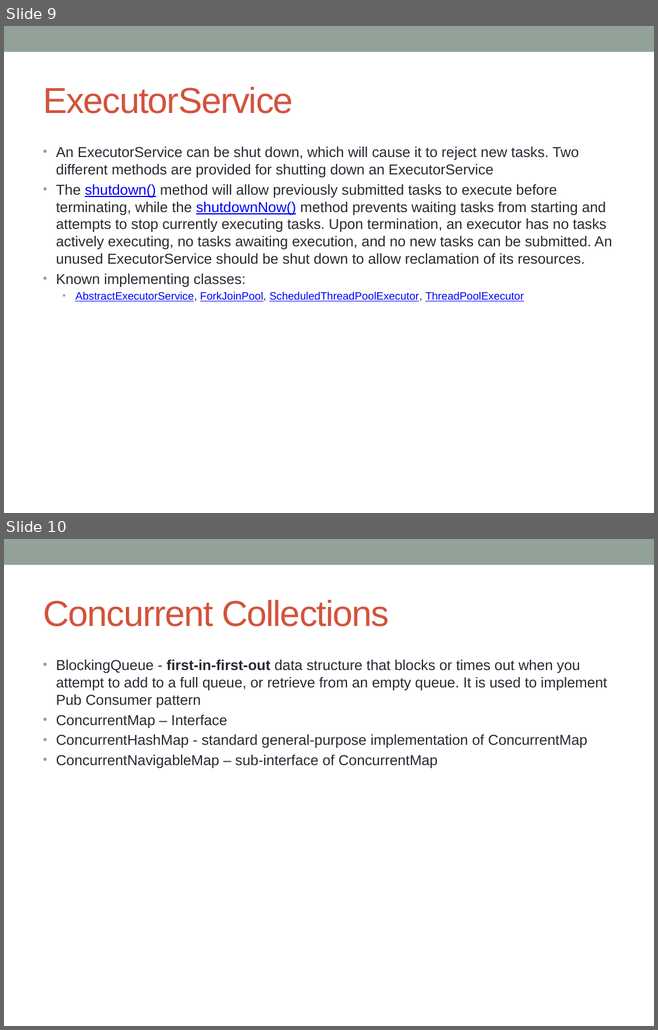
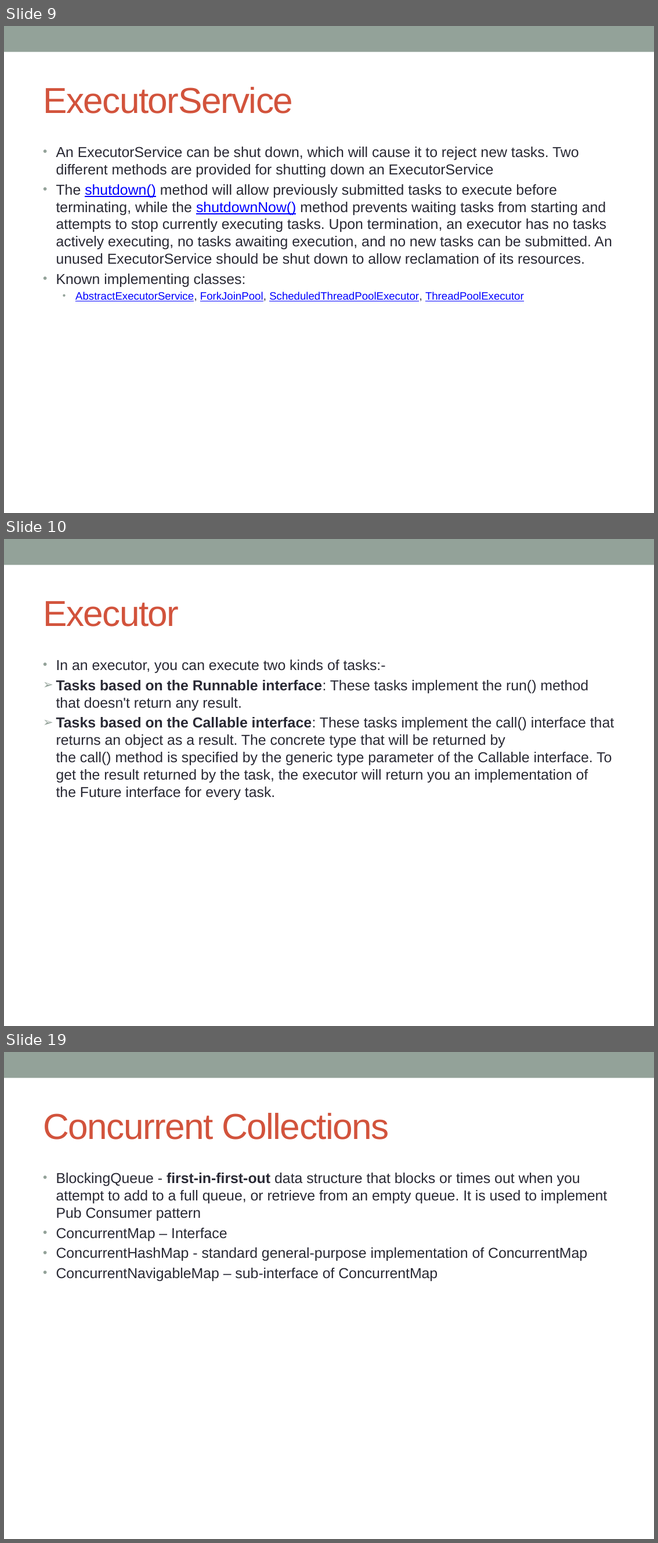
Before and after one commit to notionquest/ProjectDocumentation, a slide deck: MultiThreading.pptx. Shown one above the other, each under a label of ours: slides 9 and 10 before the commit, slides 9, 10 and 19 after it; the slides between them are not shown. The pictures are 658x1030 and 658x1543 pixels, drawn with LibreOffice and Linux fonts; fonts in the diff are those of the drawing. Boxes give left, top, right and bottom in pixels: in the first picture for what was removed or moved away, otherwise in the second. Text is boxed around its words. In the diff, an @@ line names an element or a change of style, - is before the commit and + after.

Commit message:
Executor in detail, Future and Callable difference

```diff
--- a/MultiThreading.pptx
+++ b/MultiThreading.pptx
@@ slide 10 added at (4,539,654,1026), background #FFFFFF; not listed: 1 template element that a slide beside it also shows @@
@@ title added at (43,601,179,627), 40 pt, text #D2533C @@
+Executor
@@ text added at (56,660,614,800), 16 pt, text #292934 @@
+• In an executor, you can execute two kinds of tasks:-
+➢ Tasks based on the Runnable interface: These tasks implement the run() method that doesn't return any result.
+➢ Tasks based on the Callable interface: These tasks implement the call() interface that returns an object as a result. The concrete type that will be returned by the call() method is specified by the generic type parameter of the Callable interface. To get the result returned by the task, the executor will return you an implementation of the Future interface for every task.
@@ what was slide 10 is now slide 19 @@
```
Also in this commit, not shown: 8 other slides added.
